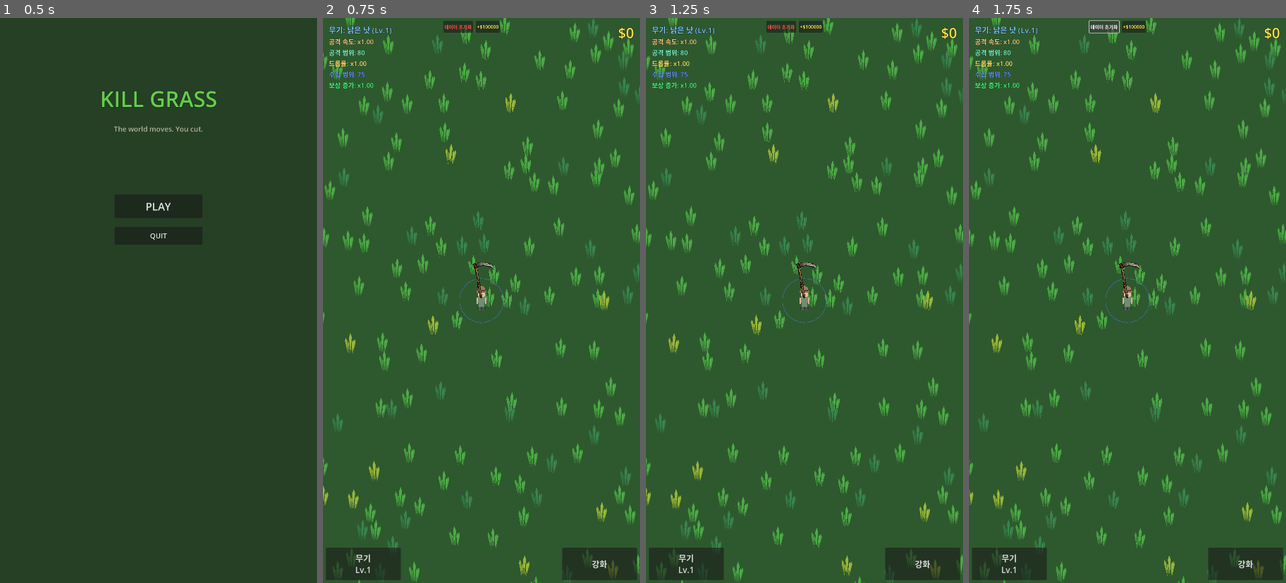
Above: before the commit, frames 1-4 (left to right).
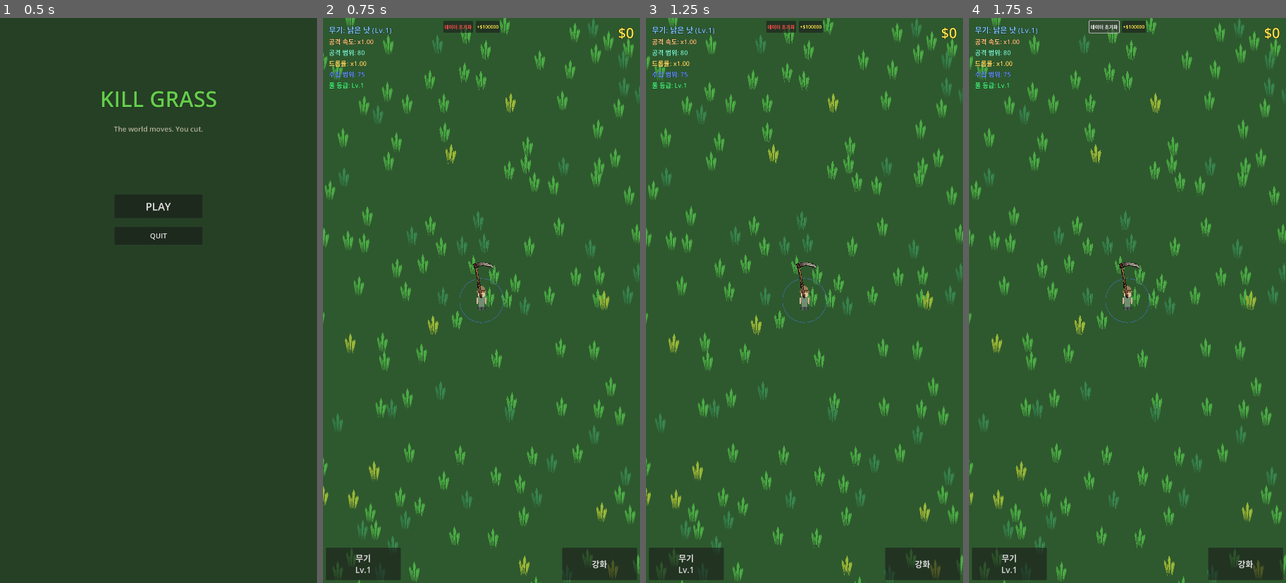
Above: after the commit, the same moments.

Repository: yellyB/game-kill_grass
Game: Godot game, scene res://scenes/ui/main_menu.tscn
Two runs of this game, one before a commit and one after it. Both use one fixed random seed, a clock stepped at 60 frames per second and the inputs below.
Inputs:
- Up to frame 1 (0.5 s): no input
- Up to frame 2 (0.75 s): click "PLAY" at 0.5 s
- Up to frame 3 (1.25 s): no input
- Up to frame 4 (1.75 s): click "데이터 초기화" at 1.25 s

Frame 1 is identical in both runs. In frame 2, less than 0.1% of the frame differs, in the area x 2-16%, y 11-13%; in frame 3, less than 0.1%; in frame 4, less than 0.1%.

Commit message:
Replace bonus upgrade with grass quality upgrade
- Change "보상 증가" to "풀 등급" upgrade
- Higher grass quality = more rare grass spawns (tough, golden)
- Base rates: 70% normal, 25% tough, 5% golden
- Each level shifts 5% from normal to higher tiers
- Remove direct bonus multiplier system
- Simplify floating text to show only amount (no bonus)
- Color floating text based on coin value

Co-Authored-By: Claude Opus 4.5 <noreply@anthropic.com>

Diff:
--- a/autoload/game_manager.gd
+++ b/autoload/game_manager.gd
@@ -8,7 +8,7 @@
 var upgrade_attack_range: int = 0
 var upgrade_drop_rate: int = 0
 var upgrade_magnet_range: int = 0
-var upgrade_bonus_rate: int = 0  # 보상 증가 업그레이드
+var upgrade_grass_quality: int = 0  # 풀 등급 업그레이드 (고급 풀 등장 확률 증가)
 
 # Upgrade costs (increases each level)
 const BASE_UPGRADE_COST: int = 100
@@ -22,34 +22,19 @@
 
 # Signals
 signal money_changed(new_amount: int)
-signal bonus_triggered(bonus_amount: int)
 signal upgrade_purchased(upgrade_type: String, level: int)
 
 func _ready() -> void:
 	process_mode = Node.PROCESS_MODE_ALWAYS
 
 func add_money(amount: int) -> void:
-	var bonus_mult = get_bonus_rate()
-	var final_amount = int(amount * bonus_mult)
-	money += final_amount
+	money += amount
 	money_changed.emit(money)
 
-func add_money_with_breakdown(amount: int) -> Dictionary:
-	var bonus_mult = get_bonus_rate() - 1.0  # Extra multiplier beyond base
-	var bonus_amount = int(amount * bonus_mult)
-	var total = amount + bonus_amount
-	money += total
-	money_changed.emit(money)
-	if bonus_amount > 0:
-		bonus_triggered.emit(bonus_amount)
-	return {
-		"base": amount,
-		"bonus": bonus_amount,
-		"total": total
-	}
-
-func get_bonus_rate() -> float:
-	return 1.0 + (upgrade_bonus_rate * 0.05)  # 5% bonus per level
+# Returns grass quality level for spawning calculations
+# Higher level = more chance for rare grass
+func get_grass_quality_level() -> int:
+	return upgrade_grass_quality
 
 func get_attack_speed() -> float:
 	return base_attack_speed * (1.0 + upgrade_attack_speed * 0.15)
@@ -77,8 +62,8 @@
 			current_level = upgrade_drop_rate
 		"magnet_range":
 			current_level = upgrade_magnet_range
-		"bonus_rate":
-			current_level = upgrade_bonus_rate
+		"grass_quality":
+			current_level = upgrade_grass_quality
 		_:
 			return false
 
@@ -98,8 +83,8 @@
 			upgrade_drop_rate += 1
 		"magnet_range":
 			upgrade_magnet_range += 1
-		"bonus_rate":
-			upgrade_bonus_rate += 1
+		"grass_quality":
+			upgrade_grass_quality += 1
 
 	upgrade_purchased.emit(upgrade_type, current_level + 1)
 	return true
@@ -111,7 +96,7 @@
 		"upgrade_attack_range": upgrade_attack_range,
 		"upgrade_drop_rate": upgrade_drop_rate,
 		"upgrade_magnet_range": upgrade_magnet_range,
-		"upgrade_bonus_rate": upgrade_bonus_rate
+		"upgrade_grass_quality": upgrade_grass_quality
 	}
 
 func load_save_data(data: Dictionary) -> void:
@@ -120,7 +105,7 @@
 	upgrade_attack_range = data.get("upgrade_attack_range", 0)
 	upgrade_drop_rate = data.get("upgrade_drop_rate", 0)
 	upgrade_magnet_range = data.get("upgrade_magnet_range", 0)
-	upgrade_bonus_rate = data.get("upgrade_bonus_rate", 0)
+	upgrade_grass_quality = data.get("upgrade_grass_quality", 0)
 	money_changed.emit(money)
 
 func reset_session_data() -> void:
--- a/autoload/save_manager.gd
+++ b/autoload/save_manager.gd
@@ -59,7 +59,7 @@
 	GameManager.upgrade_attack_range = 0
 	GameManager.upgrade_drop_rate = 0
 	GameManager.upgrade_magnet_range = 0
-	GameManager.upgrade_bonus_rate = 0
+	GameManager.upgrade_grass_quality = 0
 	GameManager.money_changed.emit(0)
 	# Reset WeaponManager
 	WeaponManager.current_weapon_level = 0
--- a/scenes/ui/floating_text.tscn
+++ b/scenes/ui/floating_text.tscn
@@ -6,7 +6,7 @@
 z_index = 100
 script = ExtResource("1_float")
 
-[node name="BaseLabel" type="Label" parent="."]
+[node name="AmountLabel" type="Label" parent="."]
 offset_left = -80.0
 offset_top = -35.0
 offset_right = 80.0
@@ -18,16 +18,3 @@
 text = "+10"
 horizontal_alignment = 1
 vertical_alignment = 1
-
-[node name="BonusLabel" type="Label" parent="."]
-offset_left = -80.0
-offset_top = 20.0
-offset_right = 80.0
-offset_bottom = 70.0
-theme_override_colors/font_color = Color(0.3, 1, 0.5, 1)
-theme_override_colors/font_outline_color = Color(0, 0, 0, 1)
-theme_override_constants/outline_size = 4
-theme_override_font_sizes/font_size = 36
-text = "+5"
-horizontal_alignment = 1
-vertical_alignment = 1
--- a/scenes/ui/hud.tscn
+++ b/scenes/ui/hud.tscn
@@ -77,39 +77,13 @@
 theme_override_font_sizes/font_size = 22
 text = "수집 범위: 75"
 
-[node name="BonusRateLabel" type="Label" parent="StatsContainer"]
+[node name="GrassQualityLabel" type="Label" parent="StatsContainer"]
 layout_mode = 2
 theme_override_colors/font_color = Color(0.3, 1, 0.5, 1)
 theme_override_colors/font_outline_color = Color(0, 0, 0, 1)
 theme_override_constants/outline_size = 2
 theme_override_font_sizes/font_size = 22
-text = "보상 증가: x1.00"
-
-[node name="BonusContainer" type="Control" parent="."]
-anchors_preset = 5
-anchor_left = 0.5
-anchor_right = 0.5
-offset_left = -100.0
-offset_top = 100.0
-offset_right = 100.0
-offset_bottom = 180.0
-grow_horizontal = 2
-
-[node name="BonusLabel" type="Label" parent="BonusContainer"]
-layout_mode = 1
-anchors_preset = 15
-anchor_right = 1.0
-anchor_bottom = 1.0
-grow_horizontal = 2
-grow_vertical = 2
-pivot_offset = Vector2(100, 40)
-theme_override_colors/font_color = Color(0.3, 1, 0.5, 1)
-theme_override_colors/font_outline_color = Color(0, 0, 0, 1)
-theme_override_constants/outline_size = 6
-theme_override_font_sizes/font_size = 64
-text = "+0"
-horizontal_alignment = 1
-vertical_alignment = 1
+text = "풀 등급: Lv.1"
 
 [node name="DebugContainer" type="HBoxContainer" parent="."]
 anchors_preset = 5
--- a/scenes/ui/upgrade_panel.tscn
+++ b/scenes/ui/upgrade_panel.tscn
@@ -100,11 +100,11 @@
 text = "수집 범위 Lv.1
 $100"
 
-[node name="BonusRateBtn" type="Button" parent="Control/Panel/VBoxContainer"]
+[node name="GrassQualityBtn" type="Button" parent="Control/Panel/VBoxContainer"]
 custom_minimum_size = Vector2(0, 80)
 layout_mode = 2
 theme_override_font_sizes/font_size = 20
-text = "보상 증가 Lv.1
+text = "풀 등급 Lv.1
 $100"
 
 [node name="CloseBtn" type="Button" parent="Control/Panel"]
--- a/scripts/coin.gd
+++ b/scripts/coin.gd
@@ -82,11 +82,11 @@
 		return
 	is_collected = true
 
-	# Add money with bonus from upgrade
-	var breakdown = GameManager.add_money_with_breakdown(value)
+	# Add money
+	GameManager.add_money(value)
 
 	# Spawn floating text at coin position
-	spawn_floating_text(breakdown.base, breakdown.bonus)
+	spawn_floating_text(value)
 
 	# Collect effect
 	if visual:
@@ -98,14 +98,14 @@
 
 	queue_free()
 
-func spawn_floating_text(base_amount: int, combo_bonus: int) -> void:
+func spawn_floating_text(amount: int) -> void:
 	var floating_text = FloatingTextScene.instantiate()
 	floating_text.position = position
 
 	# Add to tree first so @onready variables are initialized
 	get_parent().add_child(floating_text)
 	# Then setup the values
-	floating_text.setup(base_amount, combo_bonus)
+	floating_text.setup(amount)
 
 func set_value(new_value: int) -> void:
 	value = new_value
--- a/scripts/floating_text.gd
+++ b/scripts/floating_text.gd
@@ -1,7 +1,6 @@
 extends Node2D
 
-@onready var base_label: Label = $BaseLabel
-@onready var bonus_label: Label = $BonusLabel
+@onready var amount_label: Label = $AmountLabel
 
 var float_speed: float = 80.0
 var fade_duration: float = 1.0
@@ -16,18 +15,16 @@
 	position.y -= float_speed * delta
 	position += spread_offset * delta
 
-func setup(base_amount: int, bonus_amount: int) -> void:
-	if base_label:
-		base_label.text = "+%d" % base_amount
-		base_label.modulate = Color(1, 0.9, 0.3)  # Gold color
-
-	if bonus_label:
-		if bonus_amount > 0:
-			bonus_label.text = "+%d" % bonus_amount
-			bonus_label.modulate = Color(0.3, 1, 0.5)  # Green for bonus
-			bonus_label.visible = true
+func setup(amount: int) -> void:
+	if amount_label:
+		amount_label.text = "+%d" % amount
+		# Color based on amount
+		if amount >= 10:
+			amount_label.modulate = Color(1, 0.85, 0.0)  # Gold for high value
+		elif amount >= 5:
+			amount_label.modulate = Color(0.75, 0.75, 0.85)  # Silver
 		else:
-			bonus_label.visible = false
+			amount_label.modulate = Color(1, 0.9, 0.3)  # Bronze/default
 
 func animate() -> void:
 	# Scale pop effect
--- a/scripts/grass_spawner.gd
+++ b/scripts/grass_spawner.gd
@@ -122,13 +122,22 @@
 	grass.position = pos
 
 	# Assign random grass type with weighted probability
+	# Base rates: 70% normal, 25% tough, 5% golden
+	# Each upgrade level shifts 5% from normal to higher tiers
+	var quality_level = GameManager.get_grass_quality_level()
+	var quality_shift = quality_level * 0.05  # 5% per level
+
+	var normal_chance = max(0.70 - quality_shift, 0.20)  # Min 20% normal
+	var tough_chance = min(0.25 + quality_shift * 0.6, 0.50)  # Up to 50% tough
+	var golden_chance = min(0.05 + quality_shift * 0.4, 0.30)  # Up to 30% golden
+
 	var roll = rng.randf()
-	if roll < 0.7:  # 70% normal
-		grass.grass_data = grass_data_list[0]
-	elif roll < 0.95:  # 25% tough
-		grass.grass_data = grass_data_list[1]
-	else:  # 5% golden
-		grass.grass_data = grass_data_list[2]
+	if roll < normal_chance:
+		grass.grass_data = grass_data_list[0]  # Normal
+	elif roll < normal_chance + tough_chance:
+		grass.grass_data = grass_data_list[1]  # Tough
+	else:
+		grass.grass_data = grass_data_list[2]  # Golden
 
 	add_child(grass)
 	return grass
--- a/scripts/hud.gd
+++ b/scripts/hud.gd
@@ -1,8 +1,6 @@
 extends CanvasLayer
 
 @onready var money_label: Label = $MoneyContainer/MoneyLabel
-@onready var bonus_label: Label = $BonusContainer/BonusLabel
-@onready var bonus_container: Control = $BonusContainer
 
 # Stats labels
 @onready var weapon_label: Label = $StatsContainer/WeaponLabel
@@ -10,7 +8,7 @@
 @onready var attack_range_label: Label = $StatsContainer/AttackRangeLabel
 @onready var drop_rate_label: Label = $StatsContainer/DropRateLabel
 @onready var magnet_range_label: Label = $StatsContainer/MagnetRangeLabel
-@onready var bonus_rate_label: Label = $StatsContainer/BonusRateLabel
+@onready var grass_quality_label: Label = $StatsContainer/GrassQualityLabel
 
 # Debug UI (only in debug builds)
 @onready var debug_container: Control = $DebugContainer
@@ -20,7 +18,6 @@
 
 func _ready() -> void:
   GameManager.money_changed.connect(_on_money_changed)
-  GameManager.bonus_triggered.connect(_on_bonus_triggered)
   GameManager.upgrade_purchased.connect(_on_upgrade_purchased)
   WeaponManager.weapon_changed.connect(_on_weapon_changed)
 
@@ -29,7 +26,6 @@
   target_money = GameManager.money
   update_money_display()
   update_stats_display()
-  bonus_container.visible = false
 
   # Show debug UI only in debug builds
   if debug_container:
@@ -59,24 +55,6 @@
   var tween = create_tween()
   tween.tween_property(money_label, "scale", Vector2(1.2, 1.2), 0.05)
   tween.tween_property(money_label, "scale", Vector2(1.0, 1.0), 0.1)
-
-func _on_bonus_triggered(bonus_amount: int) -> void:
-  bonus_container.visible = true
-  bonus_label.text = "+%d" % bonus_amount
-  bonus_label.add_theme_color_override("font_color", Color(0.3, 1.0, 0.5))  # Green
-
-  # Pop effect
-  var tween = create_tween()
-  bonus_label.scale = Vector2(1.5, 1.5)
-  tween.tween_property(bonus_label, "scale", Vector2(1.0, 1.0), 0.15)
-
-  # Fade out after showing
-  await get_tree().create_timer(0.5).timeout
-  var fade_tween = create_tween()
-  fade_tween.tween_property(bonus_container, "modulate:a", 0.0, 0.3)
-  await fade_tween.finished
-  bonus_container.visible = false
-  bonus_container.modulate.a = 1.0
 
 func update_money_display() -> void:
   money_label.text = "$" + format_number(displayed_money)
@@ -110,7 +88,7 @@
   var base_range = GameManager.get_attack_range()
   var drop_mult = GameManager.get_drop_multiplier()
   var magnet_range = GameManager.get_magnet_range()
-  var bonus_rate = GameManager.get_bonus_rate()
+  var grass_quality = GameManager.get_grass_quality_level()
 
   var weapon_speed = WeaponManager.get_weapon_speed()
   var weapon_range = WeaponManager.get_weapon_range()
@@ -122,7 +100,7 @@
   attack_range_label.text = "공격 범위: %.0f" % final_range
   drop_rate_label.text = "드롭률: x%.2f" % drop_mult
   magnet_range_label.text = "수집 범위: %.0f" % magnet_range
-  bonus_rate_label.text = "보상 증가: x%.2f" % bonus_rate
+  grass_quality_label.text = "풀 등급: Lv.%d" % (grass_quality + 1)
 
 func _on_reset_btn_pressed() -> void:
   SaveManager.reset_all_data()
--- a/scripts/upgrade_panel.gd
+++ b/scripts/upgrade_panel.gd
@@ -8,7 +8,7 @@
 @onready var attack_range_btn: Button = $Panel/VBoxContainer/AttackRangeBtn
 @onready var drop_rate_btn: Button = $Panel/VBoxContainer/DropRateBtn
 @onready var magnet_range_btn: Button = $Panel/VBoxContainer/MagnetRangeBtn
-@onready var bonus_rate_btn: Button = $Panel/VBoxContainer/BonusRateBtn
+@onready var grass_quality_btn: Button = $Panel/VBoxContainer/GrassQualityBtn
 @onready var close_btn: Button = $Panel/CloseBtn
 @onready var toggle_btn: Button = $ToggleBtn
 
@@ -22,7 +22,7 @@
 	attack_range_btn.pressed.connect(_on_attack_range_pressed)
 	drop_rate_btn.pressed.connect(_on_drop_rate_pressed)
 	magnet_range_btn.pressed.connect(_on_magnet_range_pressed)
-	bonus_rate_btn.pressed.connect(_on_bonus_rate_pressed)
+	grass_quality_btn.pressed.connect(_on_grass_quality_pressed)
 
 	GameManager.money_changed.connect(_on_money_changed)
 	GameManager.upgrade_purchased.connect(_on_upgrade_purchased)
@@ -61,8 +61,8 @@
 func _on_magnet_range_pressed() -> void:
 	GameManager.purchase_upgrade("magnet_range")
 
-func _on_bonus_rate_pressed() -> void:
-	GameManager.purchase_upgrade("bonus_rate")
+func _on_grass_quality_pressed() -> void:
+	GameManager.purchase_upgrade("grass_quality")
 
 func _on_money_changed(_amount: int) -> void:
 	if is_open:
@@ -76,16 +76,16 @@
 	var range_cost = GameManager.get_upgrade_cost(GameManager.upgrade_attack_range)
 	var drop_cost = GameManager.get_upgrade_cost(GameManager.upgrade_drop_rate)
 	var magnet_cost = GameManager.get_upgrade_cost(GameManager.upgrade_magnet_range)
-	var bonus_cost = GameManager.get_upgrade_cost(GameManager.upgrade_bonus_rate)
+	var quality_cost = GameManager.get_upgrade_cost(GameManager.upgrade_grass_quality)
 
 	attack_speed_btn.text = "공격 속도 Lv.%d\n$%d" % [GameManager.upgrade_attack_speed + 1, speed_cost]
 	attack_range_btn.text = "공격 범위 Lv.%d\n$%d" % [GameManager.upgrade_attack_range + 1, range_cost]
 	drop_rate_btn.text = "드롭률 Lv.%d\n$%d" % [GameManager.upgrade_drop_rate + 1, drop_cost]
 	magnet_range_btn.text = "수집 범위 Lv.%d\n$%d" % [GameManager.upgrade_magnet_range + 1, magnet_cost]
-	bonus_rate_btn.text = "보상 증가 Lv.%d\n$%d" % [GameManager.upgrade_bonus_rate + 1, bonus_cost]
+	grass_quality_btn.text = "풀 등급 Lv.%d\n$%d" % [GameManager.upgrade_grass_quality + 1, quality_cost]
 
 	attack_speed_btn.disabled = GameManager.money < speed_cost
 	attack_range_btn.disabled = GameManager.money < range_cost
 	drop_rate_btn.disabled = GameManager.money < drop_cost
 	magnet_range_btn.disabled = GameManager.money < magnet_cost
-	bonus_rate_btn.disabled = GameManager.money < bonus_cost
+	grass_quality_btn.disabled = GameManager.money < quality_cost
